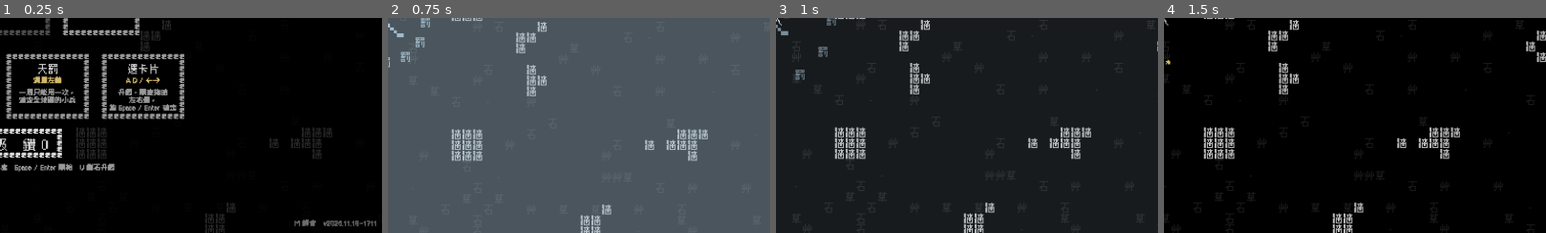
Above: before the commit, frames 1-4 (left to right).
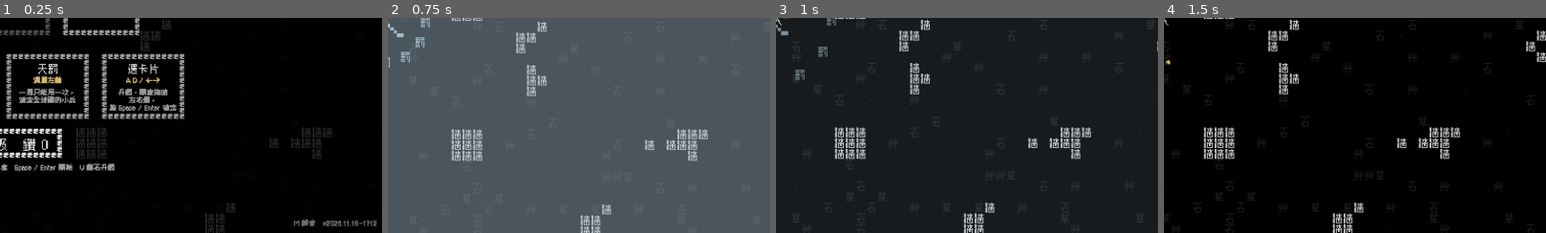
Above: after the commit, the same moments.

Repository: Scottcw1006/text-survivors
Game: Godot game, scene res://main.tscn
Two runs of this game, one before a commit and one after it. Both use one fixed random seed, a clock stepped at 60 frames per second and the inputs below. Sound files missing from this copy of the repository are replaced by a short silence.
Inputs (mouse positions are % of the whole screen's width and height, from its top left):
- Up to frame 1 (0.25 s): no input
- Up to frame 2 (0.75 s): tap Enter at 0.5 s; move the mouse to (72, 45) at 0.52 s; hold Right (move_right) from 0.53 s (still down); tap Space (confirm) at 0.6 s; click (72, 45) at 0.67 s
- Up to frame 3 (1 s): keep holding Right (move_right)
- Up to frame 4 (1.5 s): release Right (move_right) at 1.25 s; drag from (30, 55) to (45, 70) at 1.27 s
The pictures show only the part of the screen within x 50-100%, y 50-100%; the shares and areas given below are measured in that part.

The runs differ from the first frame. In frame 1, 0.2% of the frame differs, in the area x 77-99%, y 93-97%; in frame 2, nothing differs; in frame 3, nothing differs; in frame 4, nothing differs.

Commit message:
「最終決戰」改成一個字一個字跳出來
Co-Authored-By: Claude Opus 5.5 <noreply@anthropic.com>

Diff:
--- a/main.gd
+++ b/main.gd
@@ -483,6 +483,7 @@
 var hud_final_hint: Label           # 決戰開始時畫面中上方的「打倒全部最終王！」
 var final_hint_time := 0.0          # 提示還要顯示幾秒
 var final_intro := 0.0              # 最終決戰開場停頓還剩幾秒
+var _intro_shown := 0               # 「最終決戰」已經出現幾個字
 var celebrate := 0.0                # 過關煙火還剩幾秒
 var firework_cd := 0.0
 var big_banner: Label               # 畫面正中間的大字（最終決戰、過關）
@@ -592,6 +593,17 @@
 	# 最終決戰開場：全部停住 2 秒，畫面中間「最終決戰」
 	if final_intro > 0.0:
 		final_intro -= delta
+		# 一個字一個字跳出來：最 → 最終 → 最終決 → 最終決戰，每個字出來時震一下
+		var shown := clampi(int((FINAL_INTRO_TIME - final_intro) / INTRO_CHAR_GAP) + 1, 1, INTRO_TEXT.length())
+		if shown != _intro_shown:
+			_intro_shown = shown
+			# 還沒出來的字用全形空白佔位，字的位置才不會跟著移動
+			var chars := []
+			for i in INTRO_TEXT.length():
+				chars.append(INTRO_TEXT[i] if i < shown else "　")
+			big_banner.text = "　".join(chars)
+			_shake(8.0)
+			audio.play("land")
 		if final_intro <= 0.0:
 			big_banner.visible = false
 		return
@@ -1235,7 +1247,8 @@
 		final_roster.append(boss.label)
 	# 停 2 秒，畫面中間大大的「最終決戰」（也順便蓋掉生成最終王的卡頓）
 	final_intro = FINAL_INTRO_TIME
-	_show_big_banner("最終決戰", COLOR_ENEMY_BOSS)
+	_intro_shown = 0
+	_show_big_banner("", COLOR_ENEMY_BOSS)
 	_shake(12.0)
 	final_hint_time = FINAL_HINT_TIME
 
@@ -2718,6 +2731,8 @@
 
 const FINAL_HINT_TIME := 4.0        # 決戰開始的提示顯示幾秒
 const FINAL_INTRO_TIME := 2.0       # 最終決戰開場停幾秒
+const INTRO_TEXT := "最終決戰"
+const INTRO_CHAR_GAP := 0.35        # 每隔幾秒多跳出一個字（4 個字 1.05 秒出完，再停一下）
 const CELEBRATE_TIME := 3.0         # 過關煙火放幾秒
 const FIREWORK_GAP := 0.22          # 每隔幾秒放一朵
 const FIREWORK_COLORS := [Color(1.0, 0.4, 0.4), Color(1.0, 0.85, 0.3), Color(0.5, 0.9, 1.0),
--- a/version.gd
+++ b/version.gd
@@ -1,2 +1,2 @@
 ## 由 build_web.sh 自動產生，不要手改
-const TEXT := "v2026.11.18-1711"
+const TEXT := "v2026.11.18-1712"
Renamed: docs/game_20261118-171111.apple-touch-icon.png -> docs/game_20261118-171244.apple-touch-icon.png
Renamed: docs/game_20261118-171111.icon.png -> docs/game_20261118-171244.icon.png
Renamed: docs/game_20261118-171111.png -> docs/game_20261118-171244.png
Not shown, removed: docs/game_20261118-170141.pck
Not shown, added: docs/game_20261118-171244.audio.position.worklet.js
Not shown, added: docs/game_20261118-171244.audio.worklet.js
Not shown, added: docs/game_20261118-171244.js
Not shown, added: docs/game_20261118-171244.pck
Not shown, added: docs/game_20261118-171244.wasm
